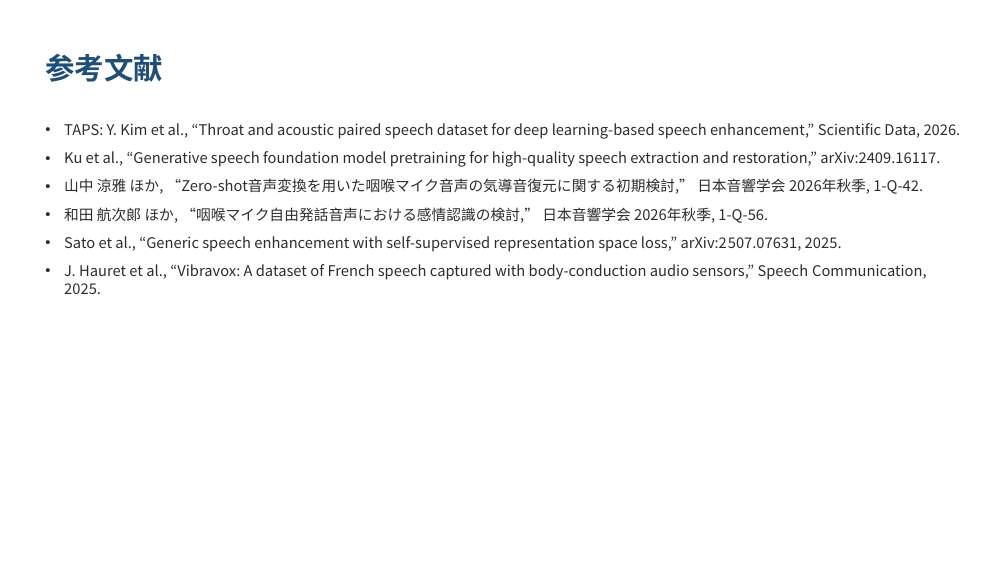
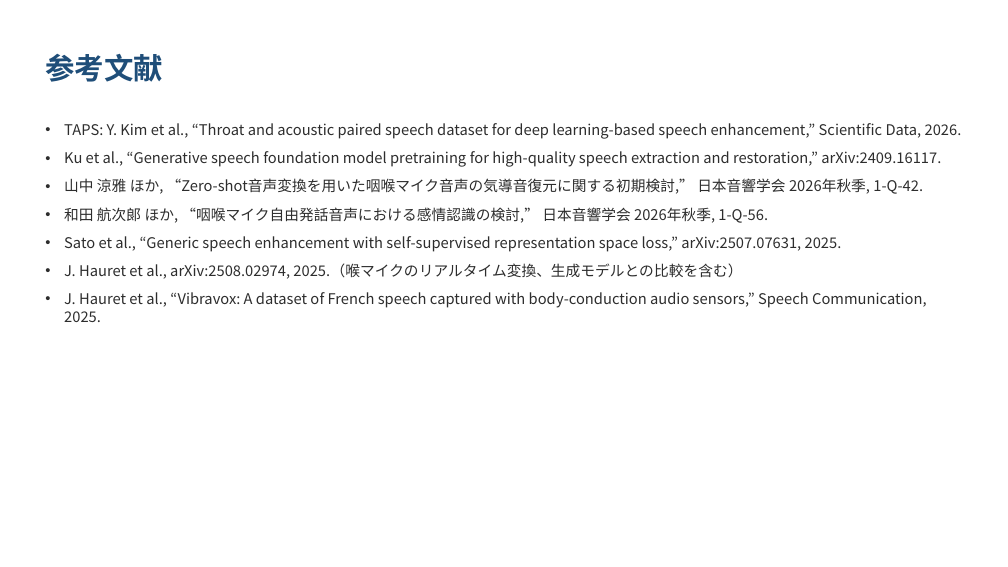
Before and after one commit to kasugayuji0716-art/bone-conduction-research, a slide deck: slide 9 of results/progress_slides_2026-10.pptx (slide 7 before the commit). Drawn at 1008x567 pixels with LibreOffice and Linux fonts; fonts in the diff are those of the drawing. Boxes give left, top, right and bottom in pixels: in the first picture for what was removed or moved away, otherwise in the second. Text is boxed around its words. In the diff, an @@ line names an element or a change of style, - is before the commit and + after.

```diff
--- a/results/progress_slides_2026-10.pptx
+++ b/results/progress_slides_2026-10.pptx
@@ text at bbox=[64, 263, 742, 279]: paragraph added @@
+• J. Hauret et al., arXiv:2508.02974, 2025.（喉マイクのリアルタイム変換、生成モデルとの比較を含む）
```
Also in this commit, not shown: 4 other slides changed, 3 slides added, 1 slide removed, 2 other files.
